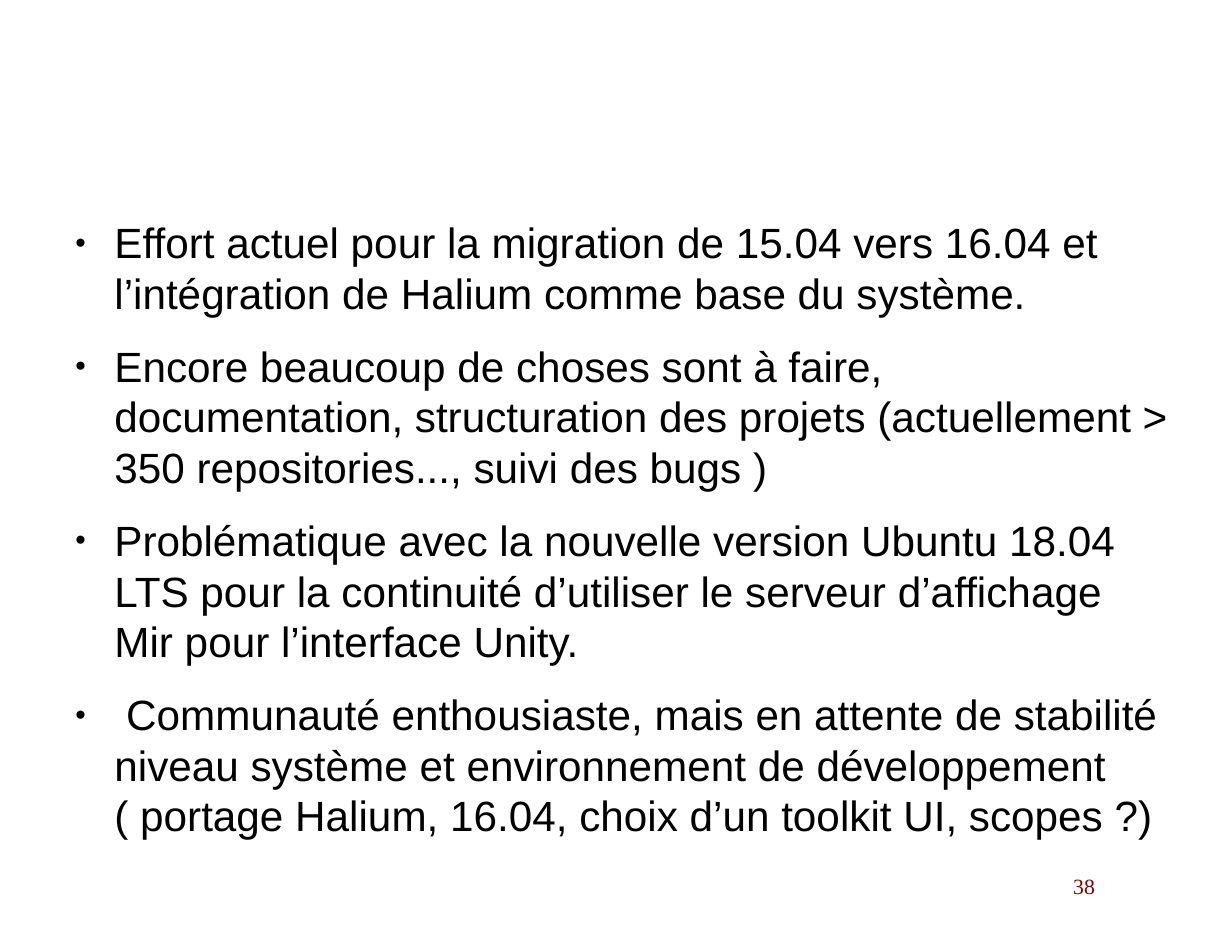
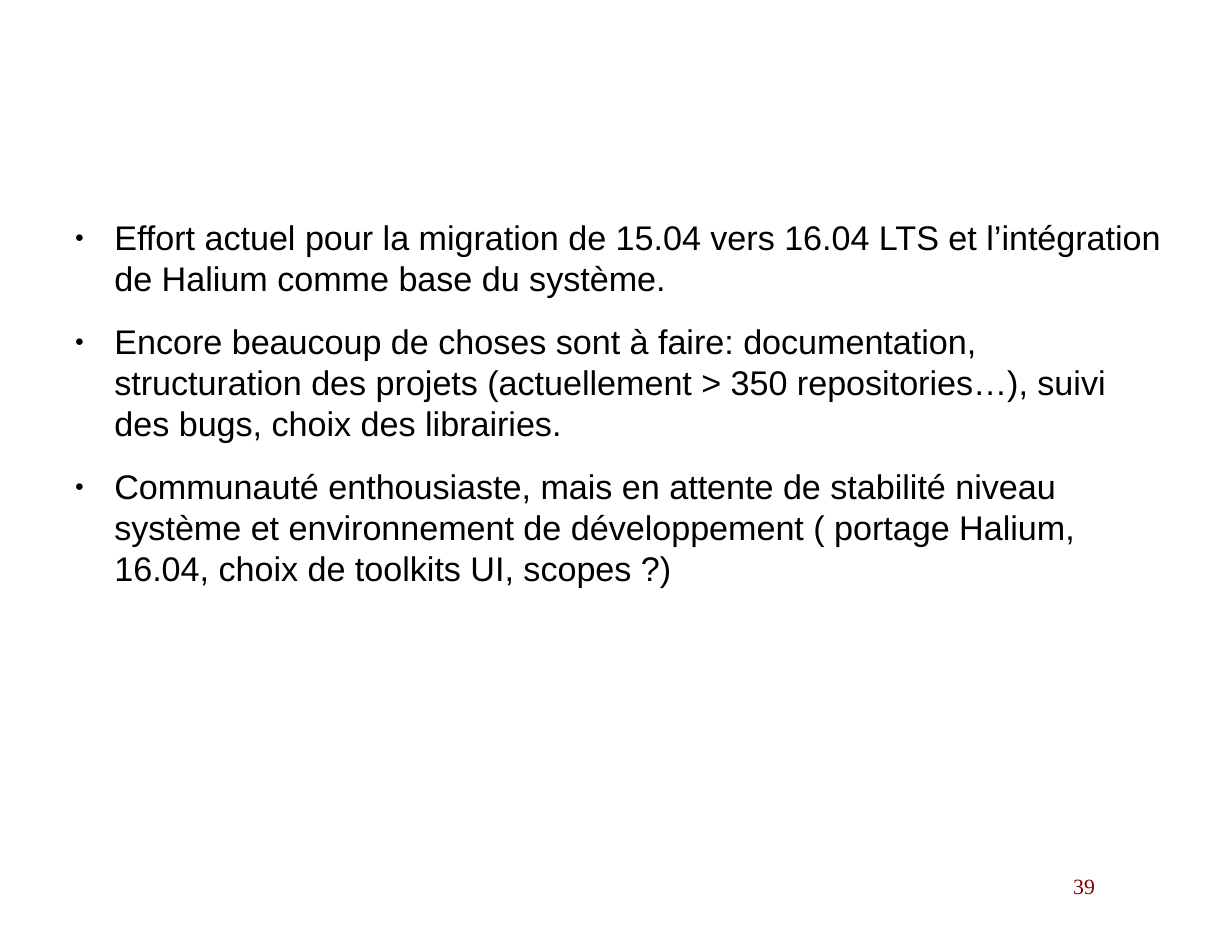
Before and after one commit to lduboeuf/ut-helloworld-py, a slide deck: slide 39 of osmobiles.odp (slide 38 before the commit). Drawn at 1232x925 pixels with LibreOffice and Linux fonts; fonts in the diff are those of the drawing; background and template pictures are left out. Boxes give left, top, right and bottom in pixels: in the first picture for what was removed or moved away, otherwise in the second. Text is boxed around its words. In the diff, an @@ line names an element or a change of style, - is before the commit and + after.

```diff
--- a/osmobiles.odp
+++ b/osmobiles.odp
@@ text at (114,225,1160,588): text changed; size 27.2 to 22 pt @@
-● Effort actuel pour la migration de 15.04 vers 16.04 et l’intégration de Halium comme base du système.
-● Encore beaucoup de choses sont à faire, documentation, structuration des projets (actuellement > 350 repositories..., suivi des bugs )
-● Problématique avec la nouvelle version Ubuntu 18.04 LTS pour la continuité d’utiliser le serveur d’affichage Mir pour l’interface Unity.
-● Communauté enthousiaste, mais en attente de stabilité niveau système et environnement de développement ( portage Halium, 16.04, choix d’un toolkit UI, scopes ?)
+● Effort actuel pour la migration de 15.04 vers 16.04 LTS et l’intégration de Halium comme base du système.
+● Encore beaucoup de choses sont à faire: documentation, structuration des projets (actuellement > 350 repositories…), suivi des bugs, choix des librairies.
+● Communauté enthousiaste, mais en attente de stabilité niveau système et environnement de développement ( portage Halium, 16.04, choix de toolkits UI, scopes ?)
@@ page number at (1073,879,1095,895): text changed @@
-38
+39
```
Also in this commit, not shown: 16 other slides changed, 2 slides added.
